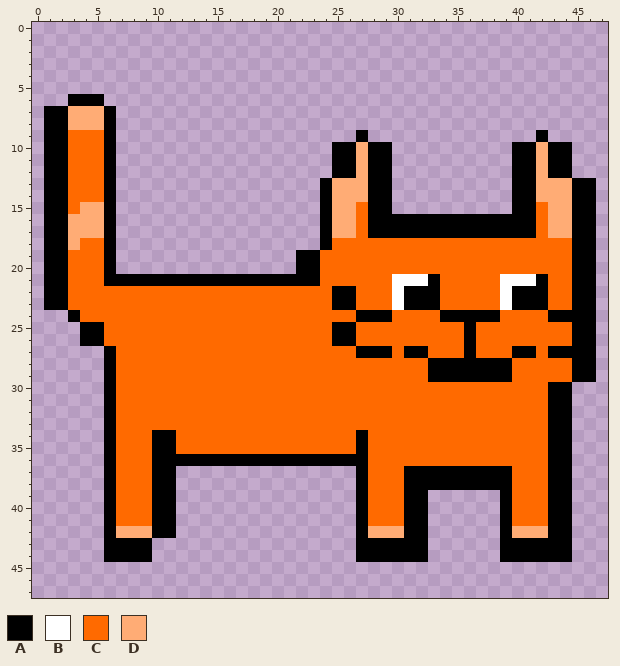
A pixel-art sprite gets an edit: John-s-adventure-/JohnGame/data/npc/candy.png. The picture above was drawn from the file before the commit.
The file is 48x48 pixels.
Palette (. is transparent): A #000000  B #ffffff  C #ff6a00  D #ffac75
Pixels before, first column x 1:
 6 ..AAA.........................................
 7 AADDDA........................................
 8 AADDDA........................................
 9 AACCCA....................A..............A....
10 AACCCA..................AADAA..........AADAA..
11 AACCCA..................AADAA..........AADAA..
12 AACCCA..................AADAA..........AADAA..
13 AACCCA.................ADDDAA..........AADDDAA
14 AACCCA.................ADDDAA..........AADDDAA
15 AACDDA.................ADDCAA..........AACDDAA
16 AADDDA.................ADDCAAAAAAAAAAAAAACDDAA
17 AADDDA.................ADDCAAAAAAAAAAAAAACDDAA
18 AADCCA.................ACCCCCCCCCCCCCCCCCCCCAA
19 AACCCA...............AACCCCCCCCCCCCCCCCCCCCCAA
20 AACCCA...............AACCCCCCCCCCCCCCCCCCCCCAA
21 AACCCAAAAAAAAAAAAAAAAAACCCCCCBBBACCCCCBBBACCAA
22 AACCCCCCCCCCCCCCCCCCCCCCAACCCBAAACCCCCBAAACCAA
23 AACCCCCCCCCCCCCCCCCCCCCCAACCCBAAACCCCCBAAACCAA
24 ..ACCCCCCCCCCCCCCCCCCCCCCCAAACCCCAAAAACCCCAAAA
25 ...AACCCCCCCCCCCCCCCCCCCAACCCCCCCCCACCCCCCCCAA
26 ...AACCCCCCCCCCCCCCCCCCCAACCCCCCCCCACCCCCCCCAA
27 .....ACCCCCCCCCCCCCCCCCCCCAAACAACCCACCCAACAAAA
28 .....ACCCCCCCCCCCCCCCCCCCCCCCCCCAAAAAAACCCCCAA
29 .....ACCCCCCCCCCCCCCCCCCCCCCCCCCAAAAAAACCCCCAA
30 .....ACCCCCCCCCCCCCCCCCCCCCCCCCCCCCCCCCCCCAA..
31 .....ACCCCCCCCCCCCCCCCCCCCCCCCCCCCCCCCCCCCAA..
32 .....ACCCCCCCCCCCCCCCCCCCCCCCCCCCCCCCCCCCCAA..
33 .....ACCCCCCCCCCCCCCCCCCCCCCCCCCCCCCCCCCCCAA..
34 .....ACCCAACCCCCCCCCCCCCCCACCCCCCCCCCCCCCCAA..
35 .....ACCCAACCCCCCCCCCCCCCCACCCCCCCCCCCCCCCAA..
36 .....ACCCAAAAAAAAAAAAAAAAAACCCCCCCCCCCCCCCAA..
37 .....ACCCAA...............ACCCAAAAAAAAACCCAA..
38 .....ACCCAA...............ACCCAAAAAAAAACCCAA..
39 .....ACCCAA...............ACCCAA......ACCCAA..
40 .....ACCCAA...............ACCCAA......ACCCAA..
41 .....ACCCAA...............ACCCAA......ACCCAA..
42 .....ADDDAA...............ADDDAA......ADDDAA..
43 .....AAAA.................AAAAAA......AAAAAA..
44 .....AAAA.................AAAAAA......AAAAAA..
Now the later version:
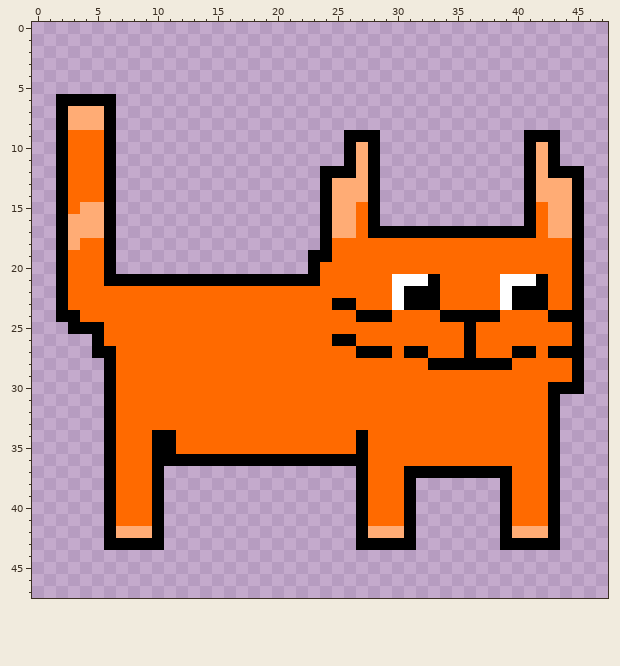
What changed:
Changed rows in their new state; - is an unchanged pixel.
first column x 1:
 6 -A---A----------------------------------------
 7 .---------------------------------------------
 8 .---------------------------------------------
 9 .------------------------A-A------------A-A---
10 .-----------------------.---.----------.---.--
11 .-----------------------.---.----------.---.--
12 .----------------------A----.----------.----A-
13 .---------------------------.----------.-----.
14 .---------------------------.----------.-----.
15 .---------------------------.----------.-----.
16 .---------------------------............-----.
17 .--------------------------------------------.
18 .--------------------------------------------.
19 .--------------------.-A---------------------.
20 .--------------------.-----------------------.
21 .--------------------------------------------.
22 .-----------------------CC-------------------.
23 .--------------------------------------------.
24 -A-------------------------------------------.
25 --A---------------------CC-------------------.
26 ---.-----------------------------------------.
27 ----A----------------------------------------.
28 ---------------------------------------------.
29 --------------------------------CCCCCCC------.
30 --------------------------------------------A-
31 -------------------------------------------.--
32 -------------------------------------------.--
33 -------------------------------------------.--
34 -------------------------------------------.--
35 -------------------------------------------.--
36 -------------------------------------------.--
37 ----------.--------------------------------.--
38 ----------.--------------------.......-----.--
39 ----------.--------------------.-----------.--
40 ----------.--------------------.-----------.--
41 ----------.--------------------.-----------.--
42 ----------.--------------------.-----------.--
43 ---------A---------------------.-----------.--
44 -----....-----------------......------......--
Where, in picture pixels (left, top, right, bottom), the same in both pictures:
changed: (44, 94, 104, 358)
added: (104, 94, 116, 106)
changed: (296, 130, 596, 562)
changed: (104, 466, 176, 562)
